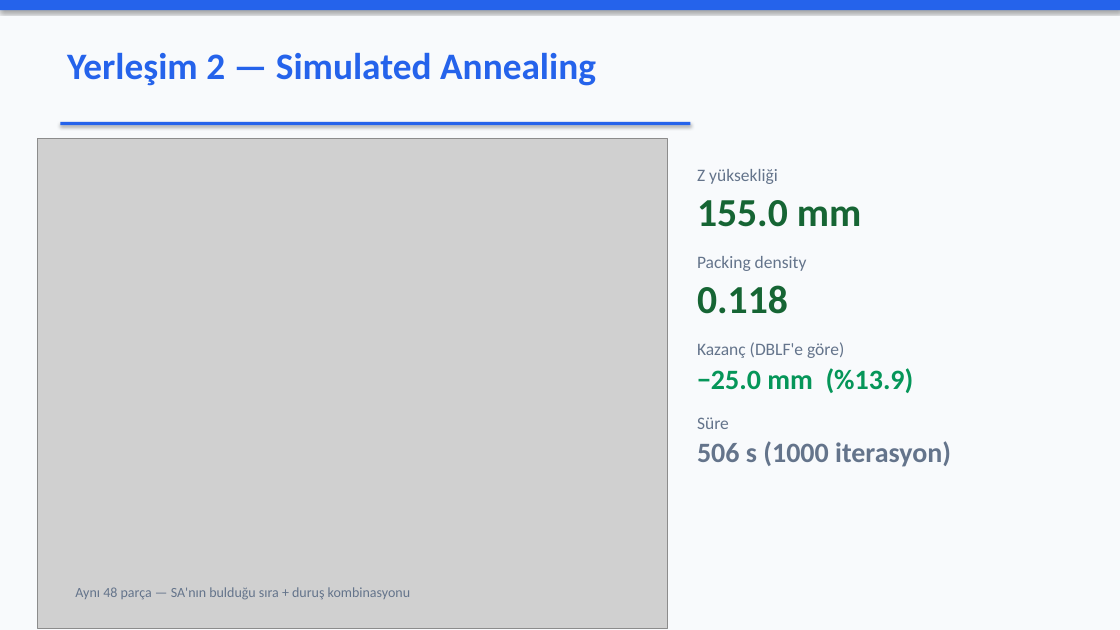
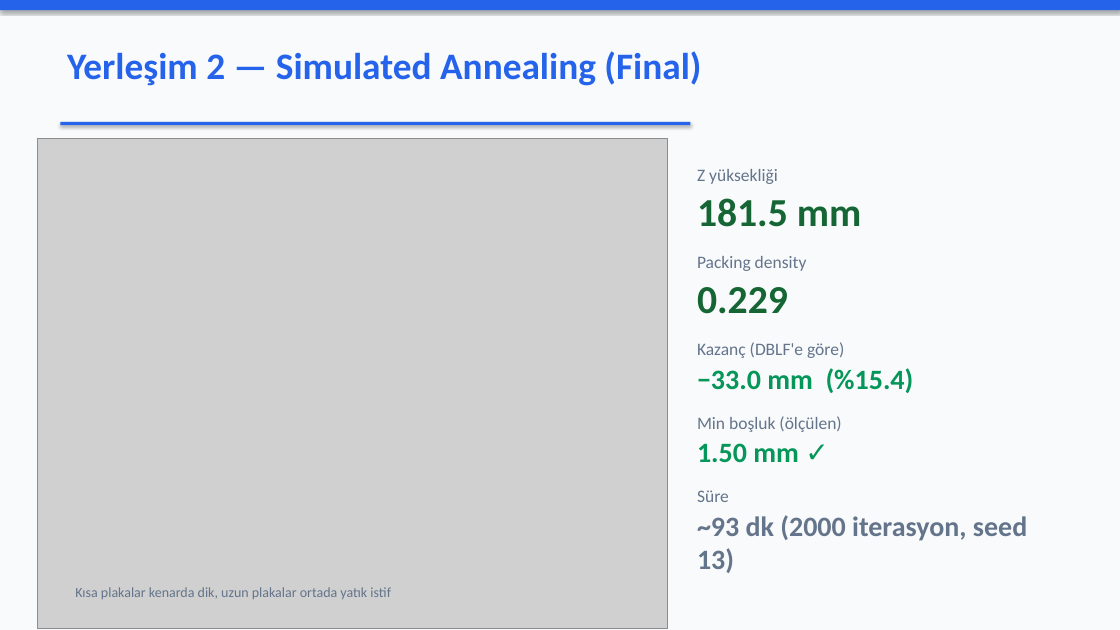
Before and after one commit to Eren845205/ie488-3d-nesting, a slide deck: slide 6 of SUNUM_NUMUNE.pptx (slide 5 before the commit). Drawn at 1120x630 pixels with LibreOffice and Linux fonts; fonts in the diff are those of the drawing; grey boxes stand for pictures. Boxes give left, top, right and bottom in pixels: in the first picture for what was removed or moved away, otherwise in the second. Text is boxed around its words. In the diff, an @@ line names an element or a change of style, - is before the commit and + after.

```diff
--- a/SUNUM_NUMUNE.pptx
+++ b/SUNUM_NUMUNE.pptx
@@ text at [67,51,701,86]: text changed @@
-Yerleşim 2 — Simulated Annealing
+Yerleşim 2 — Simulated Annealing (Final)
@@ text at [697,198,861,227]: text changed @@
-155.0 mm
+181.5 mm
@@ text at [697,287,788,314]: text changed @@
-0.118
+0.229
@@ text at [697,368,914,462]: text changed @@
-−25.0 mm (%13.9)
+−33.0 mm (%15.4)
+Min boşluk (ölçülen)
+1.50 mm ✓
@@ text at [697,515,1027,573]: text changed @@
-506 s (1000 iterasyon)
+~93 dk (2000 iterasyon, seed 13)
@@ text at [75,587,391,599]: text changed @@
-Aynı 48 parça — SA'nın bulduğu sıra + duruş kombinasyonu
+Kısa plakalar kenarda dik, uzun plakalar ortada yatık istif
```
Also in this commit, not shown: 5 other slides changed, 6 slides added, 3 slides removed, 16 other files.
